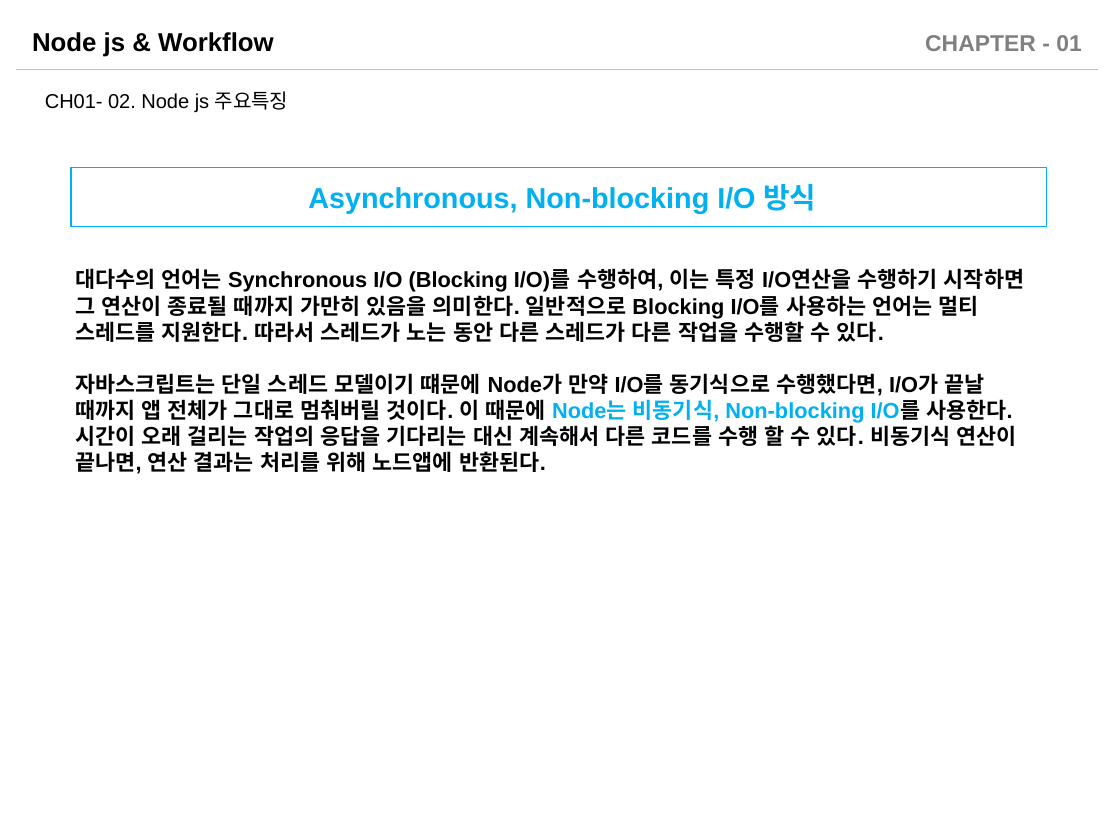
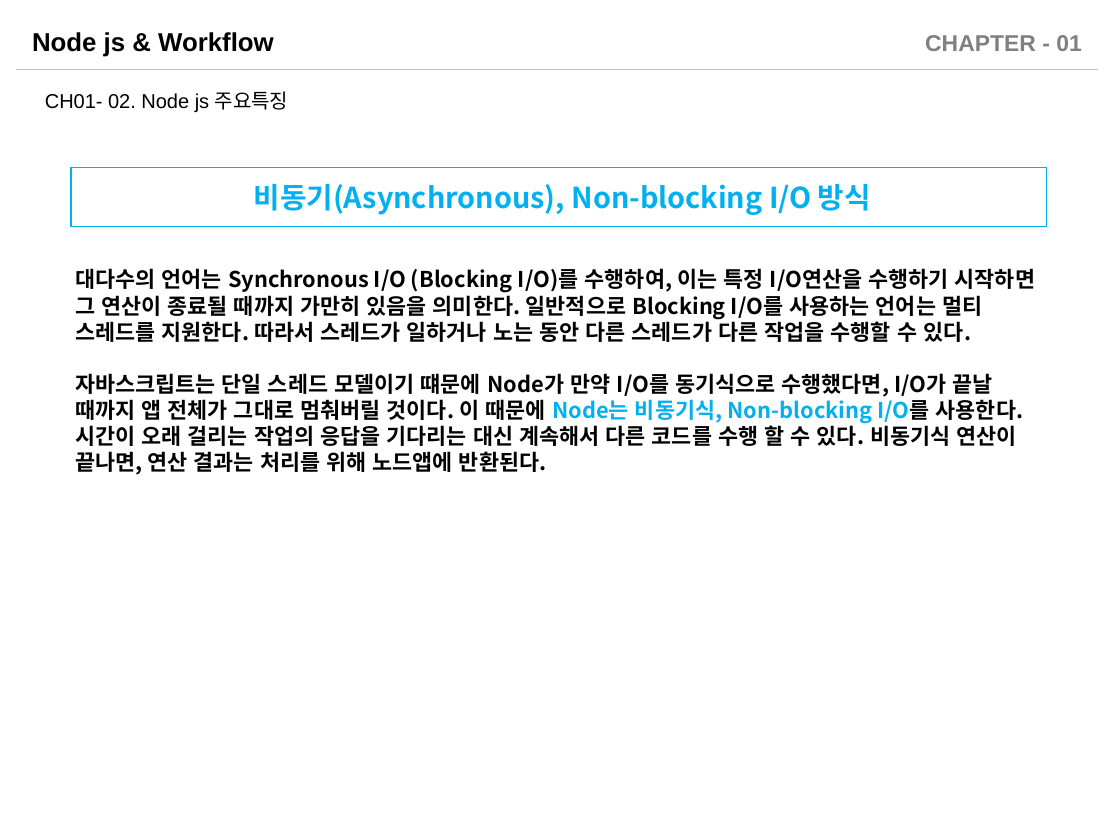
Before and after one commit to sabin21/NodeJS_Workflow_Study, a slide deck: slide 8 of CH01_Nodejs_Intro.pptx. Drawn at 1120x840 pixels with LibreOffice and Linux fonts; fonts in the diff are those of the drawing. Boxes give left, top, right and bottom in pixels: in the first picture for what was removed or moved away, otherwise in the second. Text is boxed around its words. In the diff, an @@ line names an element or a change of style, - is before the commit and + after.

```diff
--- a/CH01_Nodejs_Intro.pptx
+++ b/CH01_Nodejs_Intro.pptx
@@ text in rectangle at bbox=[254, 184, 871, 215]: text changed; font Arial to Noto Sans CJK KR @@
-Asynchronous, Non-blocking I/O 방식
+비동기(Asynchronous), Non-blocking I/O 방식
@@ text at bbox=[75, 268, 1035, 475]: text changed; font Arial to Noto Sans CJK KR @@
-대다수의 언어는 Synchronous I/O (Blocking I/O)를 수행하여, 이는 특정 I/O연산을 수행하기 시작하면 그 연산이 종료될 때까지 가만히 있음을 의미한다. 일반적으로 Blocking I/O를 사용하는 언어는 멀티 스레드를 지원한다. 따라서 스레드가 노는 동안 다른 스레드가 다른 작업을 수행할 수 있다.
-자바스크립트는 단일 스레드 모델이기 떄문에 Node가 만약 I/O를 동기식으로 수행했다면, I/O가 끝날 때까지 앱 전체가 그대로 멈춰버릴 것이다. 이 때문에 Node는 비동기식, Non-blocking I/O를 사용한다. 시간이 오래 걸리는 작업의 응답을 기다리는 대신 계속해서 다른 코드를 수행 할 수 있다. 비동기식 연산이 끝나면, 연산 결과는 처리를 위해 노드앱에 반환된다.
+대다수의 언어는 Synchronous I/O (Blocking I/O)를 수행하여, 이는 특정 I/O연산을 수행하기 시작하면 그 연산이 종료될 때까지 가만히 있음을 의미한다. 일반적으로 Blocking I/O를 사용하는 언어는 멀티 스레드를 지원한다. 따라서 스레드가 일하거나 노는 동안 다른 스레드가 다른 작업을 수행할 수 있다.
+자바스크립트는 단일 스레드 모델이기 떄문에 Node가 만약 I/O를 동기식으로 수행했다면, I/O가 끝날 때까지 앱 전체가 그대로 멈춰버릴 것이다. 이 때문에 Node는 비동기식, Non-blocking I/O를 사용한다. 시간이 오래 걸리는 작업의 응답을 기다리는 대신 계속해서 다른 코드를 수행 할 수 있다. 비동기식 연산이 끝나면, 연산 결과는 처리를 위해 노드앱에 반환된다.
```
Also in this commit, not shown: 11 other slides changed, 2 slides added, 2 other files.
